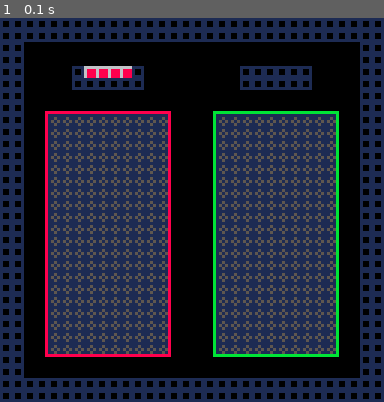
Above: before the commit, frame 1.
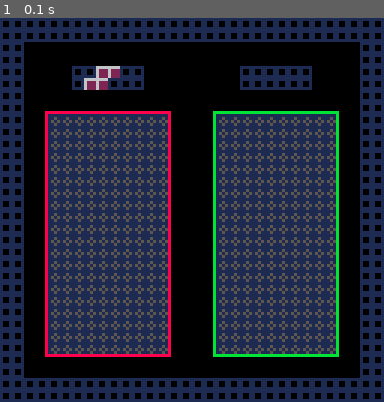
Above: after the commit, the same moment.

Repository: nebbii/tegim
Game: PICO-8 cartridge tegim.p8
Two runs of this game, one before a commit and one after it. Both use one fixed random seed, a clock stepped at 60 frames per second and the inputs below.
Inputs:
- Up to frame 1 (0.1 s): no input

The runs differ from the first frame. In frame 1, 0.5% of the frame differs, in the area x 21-35%, y 12-19%.

Commit message:
random preview shows

Diff:
--- a/tegim.p8
+++ b/tegim.p8
@@ -15,11 +15,10 @@
   end
 
   -- 1=I, 2=Z, 3=S, 4=J, 5=L, 6=O, 7=T
-  pf1_next = 1
+  pf1_next = flr(rnd(6)+1)
 end
 
 function _update()
-
 end
 
 function _draw()
@@ -27,10 +26,11 @@
 	map(0)
   render_playfields()
   render_previews()
+  --print(pf1_next, 2, 2)
 end
 
 function render_previews()
-  draw_piece(1, 24, 12)
+  draw_piece(pf1_next, 24, 12)
 end
 
 function render_playfields()
@@ -69,11 +69,35 @@
     spr(piece, x+4*3, y+4*1, 0.5, 0.5)
     spr(piece, x+4*4, y+4*1, 0.5, 0.5)
   elseif piece == 2 then
+    spr(piece, x+4*1, y+4*1, 0.5, 0.5)
+    spr(piece, x+4*2, y+4*1, 0.5, 0.5)
+    spr(piece, x+4*2, y+4*2, 0.5, 0.5)
+    spr(piece, x+4*3, y+4*2, 0.5, 0.5)
   elseif piece == 3 then
+    spr(piece, x+4*1, y+4*2, 0.5, 0.5)
+    spr(piece, x+4*2, y+4*1, 0.5, 0.5)
+    spr(piece, x+4*2, y+4*2, 0.5, 0.5)
+    spr(piece, x+4*3, y+4*1, 0.5, 0.5)
   elseif piece == 4 then
+    spr(piece, x+4*1, y+4*1, 0.5, 0.5)
+    spr(piece, x+4*2, y+4*1, 0.5, 0.5)
+    spr(piece, x+4*3, y+4*1, 0.5, 0.5)
+    spr(piece, x+4*3, y+4*2, 0.5, 0.5)
   elseif piece == 5 then
+    spr(piece, x+4*1, y+4*1, 0.5, 0.5)
+    spr(piece, x+4*1, y+4*2, 0.5, 0.5)
+    spr(piece, x+4*2, y+4*1, 0.5, 0.5)
+    spr(piece, x+4*3, y+4*1, 0.5, 0.5)
   elseif piece == 6 then
+    spr(piece, x+4*1, y+4*1, 0.5, 0.5)
+    spr(piece, x+4*2, y+4*1, 0.5, 0.5)
+    spr(piece, x+4*1, y+4*2, 0.5, 0.5)
+    spr(piece, x+4*2, y+4*2, 0.5, 0.5)
   elseif piece == 7 then
+    spr(piece, x+4*1, y+4*1, 0.5, 0.5)
+    spr(piece, x+4*2, y+4*1, 0.5, 0.5)
+    spr(piece, x+4*2, y+4*2, 0.5, 0.5)
+    spr(piece, x+4*3, y+4*1, 0.5, 0.5)
   end
 end
 
